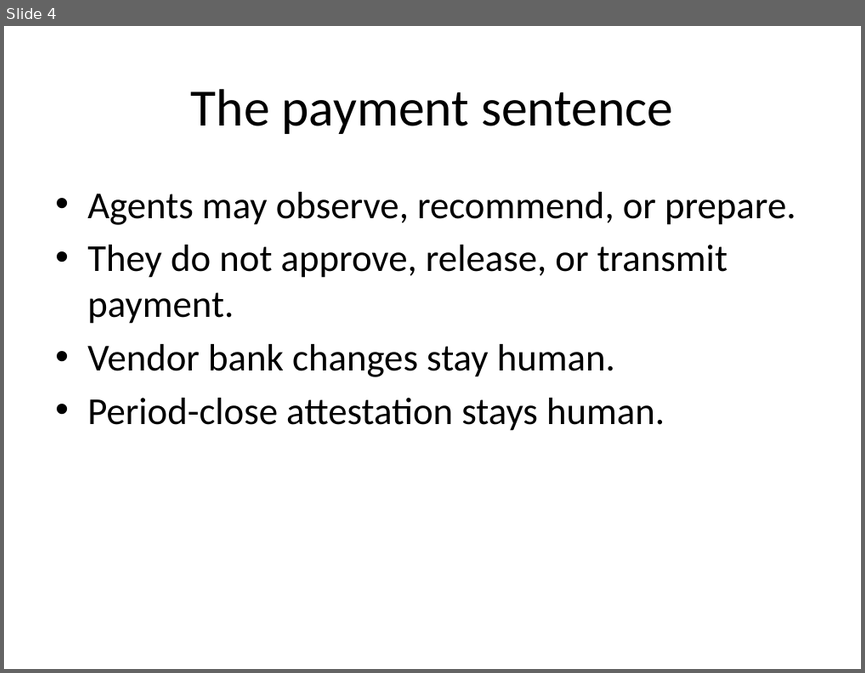
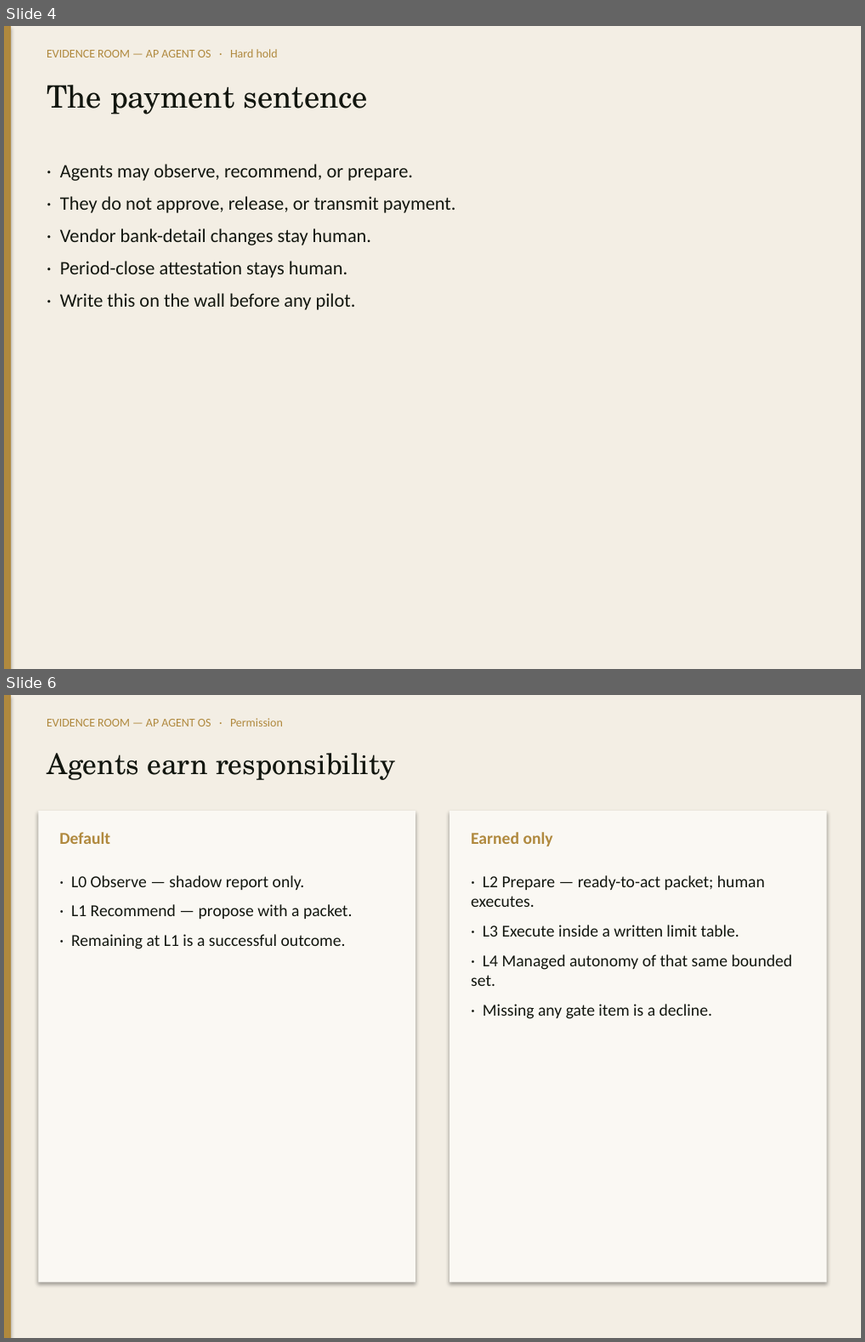
Before and after one commit to adamintelligenceai/Origin, a slide deck: evidence-room/04_AP_AGENT_OS_TEAM/Decks/ER_CFO_AP_Transformation.pptx. Shown one above the other, each under a label of ours: slide 4 before the commit, slides 4 and 6 after it; the slides between them are not shown. The pictures are 865x673 and 865x1342 pixels, drawn with LibreOffice and Linux fonts; fonts in the diff are those of the drawing. Boxes give left, top, right and bottom in pixels: in the first picture for what was removed or moved away, otherwise in the second. Text is boxed around its words. In the diff, an @@ line names an element or a change of style, - is before the commit and + after.

```diff
--- a/evidence-room/04_AP_AGENT_OS_TEAM/Decks/ER_CFO_AP_Transformation.pptx
+++ b/evidence-room/04_AP_AGENT_OS_TEAM/Decks/ER_CFO_AP_Transformation.pptx
@@ slide 6 added at (4,695,861,1338), background #FFFFFF @@
@@ rectangle added at (4,695,861,1338), fill #F3EEE4 @@
@@ rectangle added at (4,695,11,1338), fill #B0893E @@
@@ text added at (46,718,283,726), 10 pt, text #B0893E @@
+EVIDENCE ROOM — AP AGENT OS · Permission
@@ text added at (46,753,396,780), 24 pt, text #12160F @@
+Agents earn responsibility
@@ rectangle added at (38,811,415,1281), fill #FAF8F3 @@
@@ rectangle added at (449,811,827,1281), fill #FAF8F3 @@
@@ text added at (59,832,110,844), 14 pt, text #B0893E, bold @@
+Default
@@ text added at (471,832,553,846), 14 pt, text #B0893E, bold @@
+Earned only
@@ text added at (71,875,352,949), 14 pt, text #12160F @@
+· L0 Observe — shadow report only.
+· L1 Recommend — propose with a packet.
+· Remaining at L1 is a successful outcome.
@@ text added at (471,875,793,1019), 14 pt, text #12160F @@
+· L2 Prepare — ready-to-act packet; human executes.
+· L3 Execute inside a written limit table.
+· L4 Managed autonomy of that same bounded set.
+· Missing any gate item is a decline.
@@ slide 4 changed as well @@
@@ rectangle added at (4,26,861,669), fill #F3EEE4 @@
@@ rectangle added at (4,26,11,669), fill #B0893E @@
@@ text added at (46,49,278,57), 10 pt, text #B0893E @@
+EVIDENCE ROOM — AP AGENT OS · Hard hold
@@ text "The payment sentence": place and size @@
-text "The payment sentence" at (191,89,673,134)
+text "The payment sentence" at (46,85,367,114)
@@ text "The payment sentence" at (46,85,367,114): size 44 to 26 pt, font Calibri to TeX Gyre Schola, text colour #000000 to #12160F; alignment centre to left; vertical alignment middle to top @@
@@ text at (60,164,456,310): text changed; size 32 to 16 pt; text colour #000000 to #12160F @@
-• Agents may observe, recommend, or prepare.
-• They do not approve, release, or transmit payment.
-• Vendor bank changes stay human.
-• Period-close attestation stays human.
+· Agents may observe, recommend, or prepare.
+· They do not approve, release, or transmit payment.
+· Vendor bank-detail changes stay human.
+· Period-close attestation stays human.
+· Write this on the wall before any pilot.
```
Also in this commit, not shown: 4 other slides changed, 5 other slides added, 1 slide removed, 55 other files.
